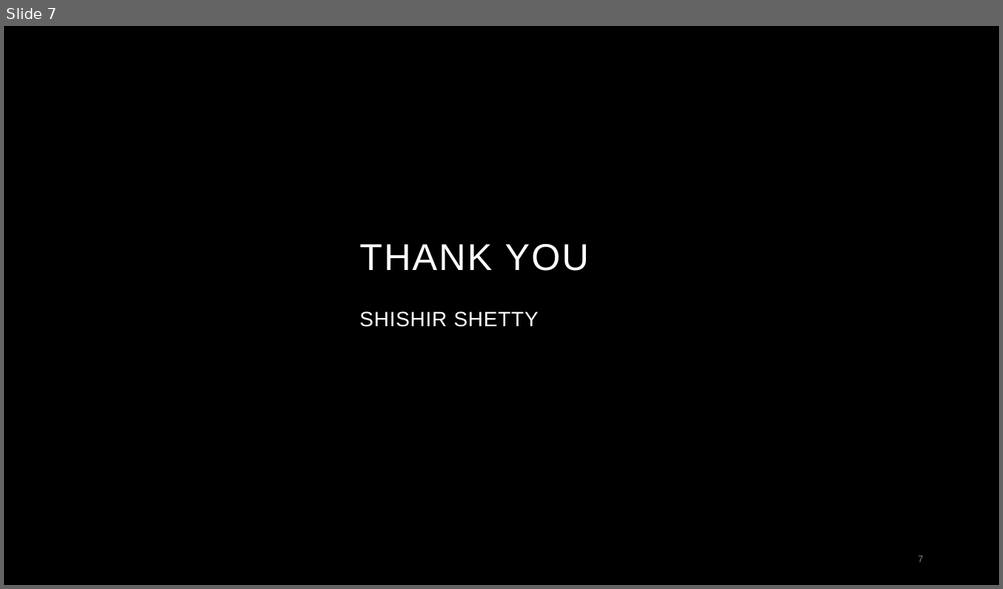
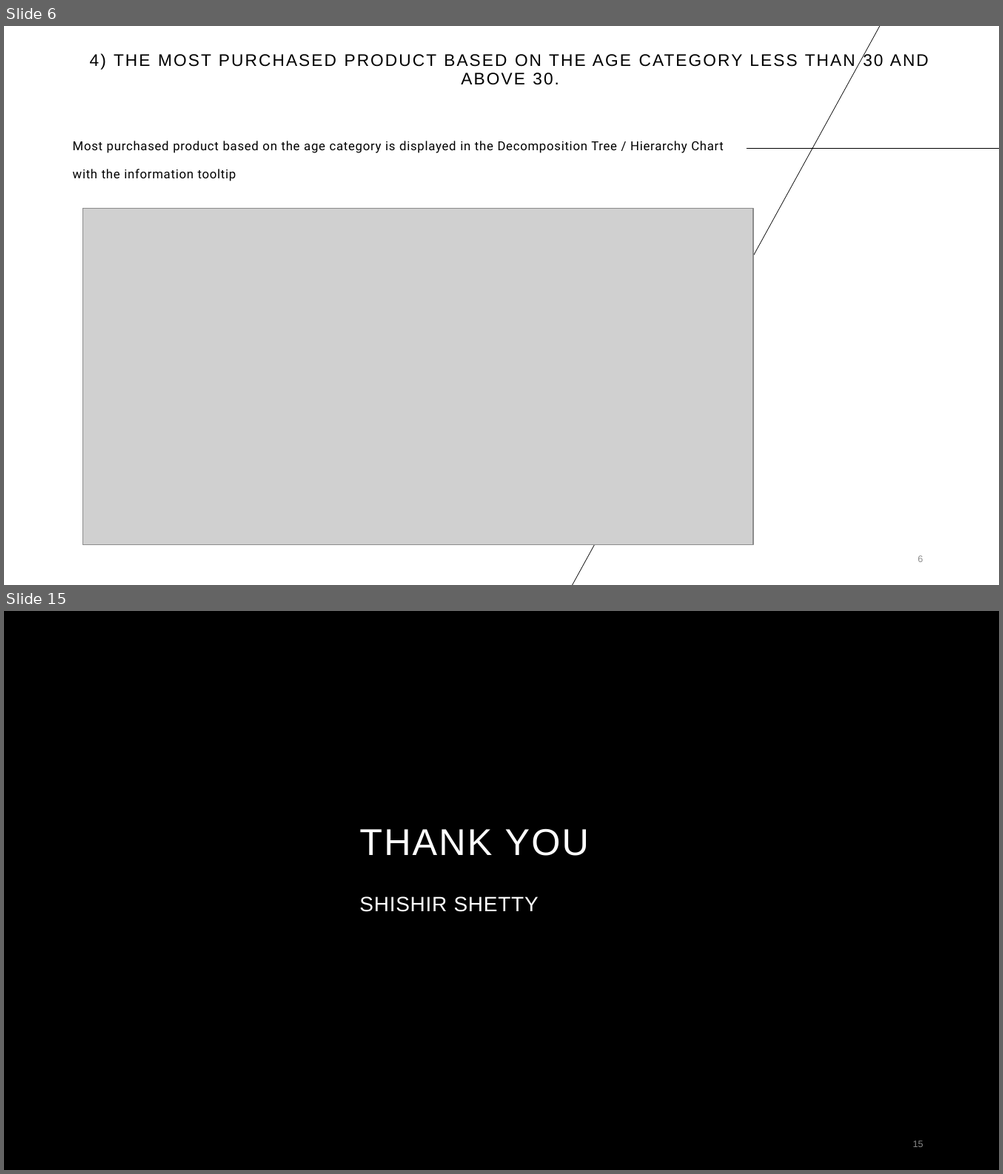
Before and after one commit to Shishir-Shetty/Assignment, a slide deck: PEI.pptx. Shown one above the other, each under a label of ours: slide 7 before the commit, slides 6 and 15 after it; the slides between them are not shown. The pictures are 1003x589 and 1003x1174 pixels, drawn with LibreOffice and Linux fonts; fonts in the diff are those of the drawing; grey boxes stand for pictures; background and template pictures are left out. Boxes give left, top, right and bottom in pixels: in the first picture for what was removed or moved away, otherwise in the second. Text is boxed around its words. In the diff, an @@ line names an element or a change of style, - is before the commit and + after.

```diff
--- a/PEI.pptx
+++ b/PEI.pptx
@@ slide 6 added at bbox=[4, 26, 999, 585], background #FFFFFF @@
@@ line added from (881, 26) to (571, 585), #000000 0.5 pt @@
@@ title added at bbox=[90, 53, 928, 85], 16.2 pt, text #000000 @@
+4) THE MOST PURCHASED PRODUCT BASED ON THE AGE CATEGORY LESS THAN 30 AND ABOVE 30.
@@ text added at bbox=[73, 141, 723, 181], 12 pt, text #000000 @@
+Most purchased product based on the age category is displayed in the Decomposition Tree / Hierarchy Chart
+with the information tooltip
@@ line added from (746, 148) to (999, 148), #000000 0.5 pt @@
@@ picture added at bbox=[82, 208, 753, 545] @@
@@ page number added at bbox=[917, 556, 922, 562], 9 pt, text #8C8C8C @@
+6
@@ what was slide 7 is now slide 15 @@
@@ page number at bbox=[913, 1141, 923, 1147]: text changed @@
-7
+15
```
Also in this commit, not shown: 4 slides changed, 7 other slides added.
